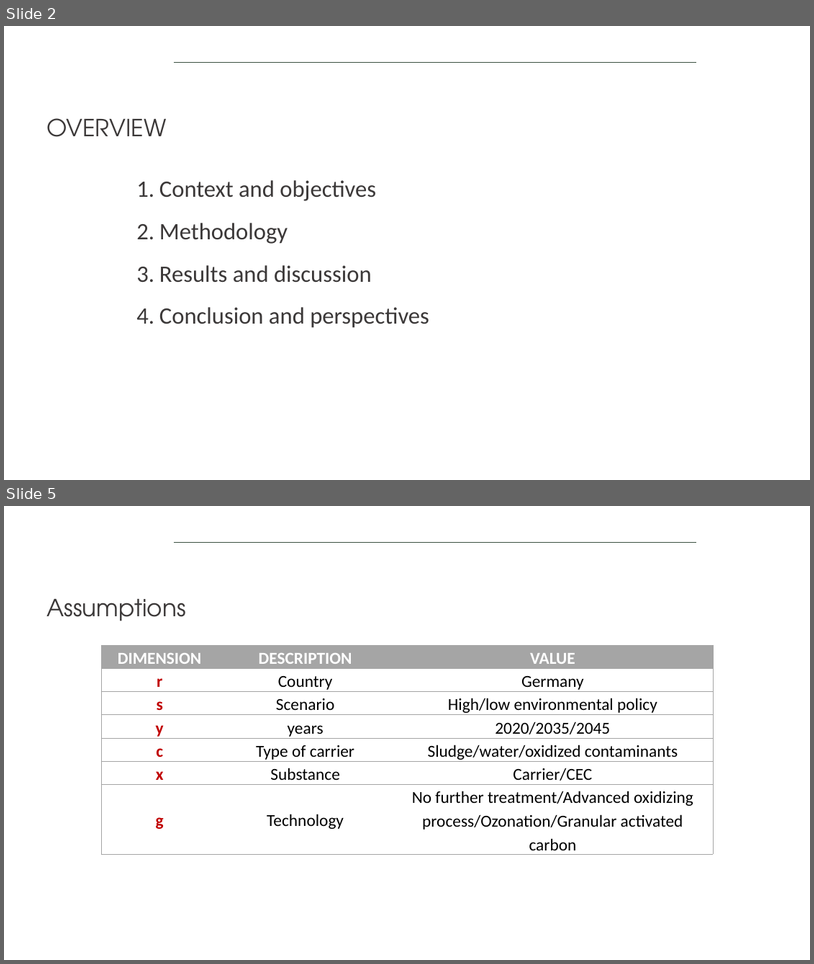
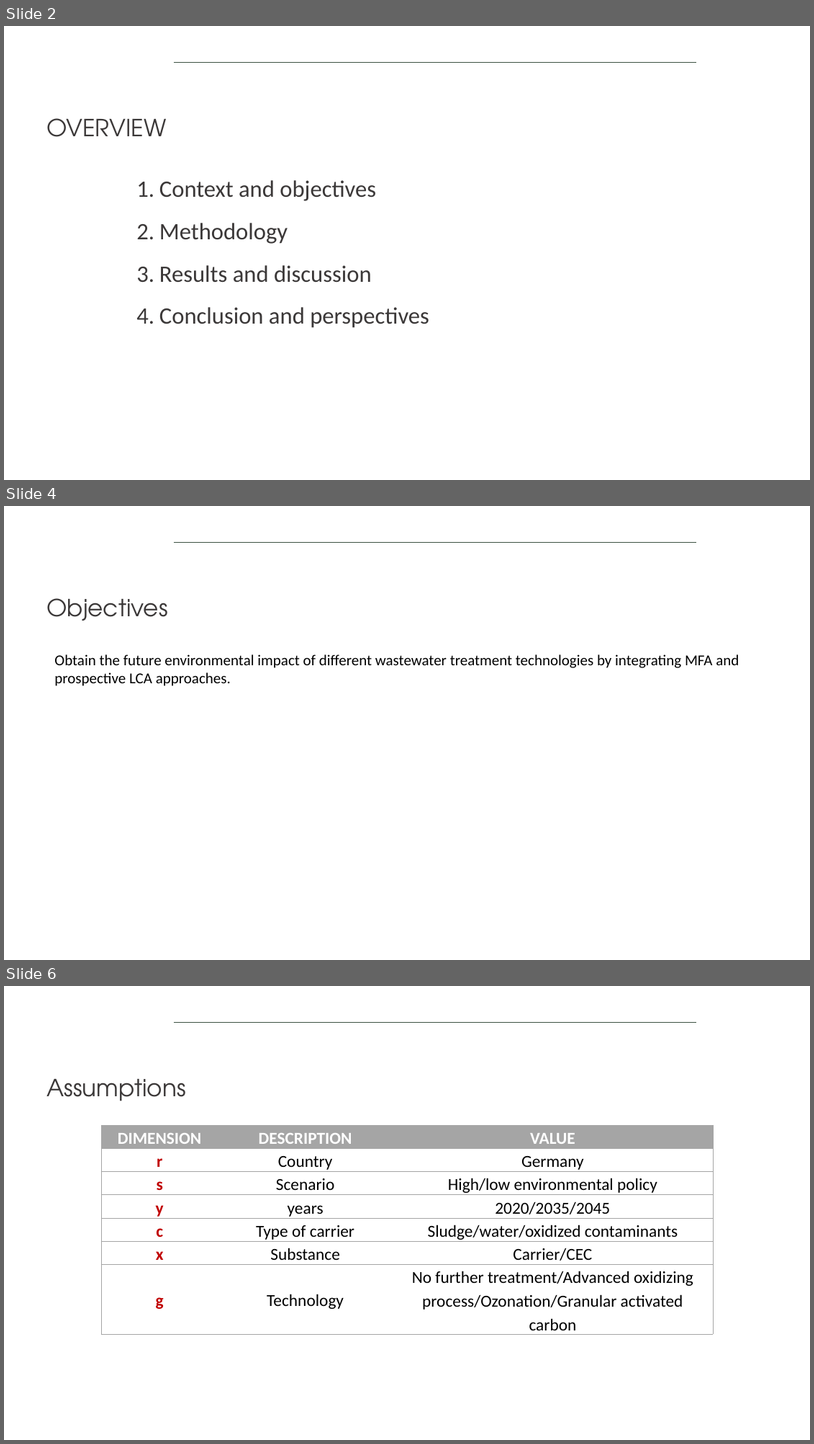
Before and after one commit to isabelapi/PAW_MFA_LCA_2025, a slide deck: presentation/dds_autumn_school_2025_paw_presentation_14-11-2025.pptx. Shown one above the other, each under a label of ours: slides 2 and 5 before the commit, slides 2, 4 and 6 after it; the slides between them are not shown. The pictures are 814x964 and 814x1444 pixels, drawn with LibreOffice and Linux fonts; fonts in the diff are those of the drawing; background and template pictures are left out. Boxes give left, top, right and bottom in pixels: in the first picture for what was removed or moved away, otherwise in the second. Text is boxed around its words. In the diff, an @@ line names an element or a change of style, - is before the commit and + after.

Commit message:
Modified pptx

```diff
--- a/presentation/dds_autumn_school_2025_paw_presentation_14-11-2025.pptx
+++ b/presentation/dds_autumn_school_2025_paw_presentation_14-11-2025.pptx
@@ slide 4 added at [4,506,810,960], background #FFFFFF; not listed: 1 template element that a slide beside it also shows @@
@@ text added at [46,598,167,620], 28 pt, text #3B3838 @@
+Objectives
@@ text added at [54,654,739,686], 18 pt, text #000000 @@
+Obtain the future environmental impact of different wastewater treatment technologies by integrating MFA and prospective LCA approaches.
@@ what was slide 5 is now slide 6 @@
```
Also in this commit, not shown: 1 slide changed, 4 other slides added, 1 slide removed.
